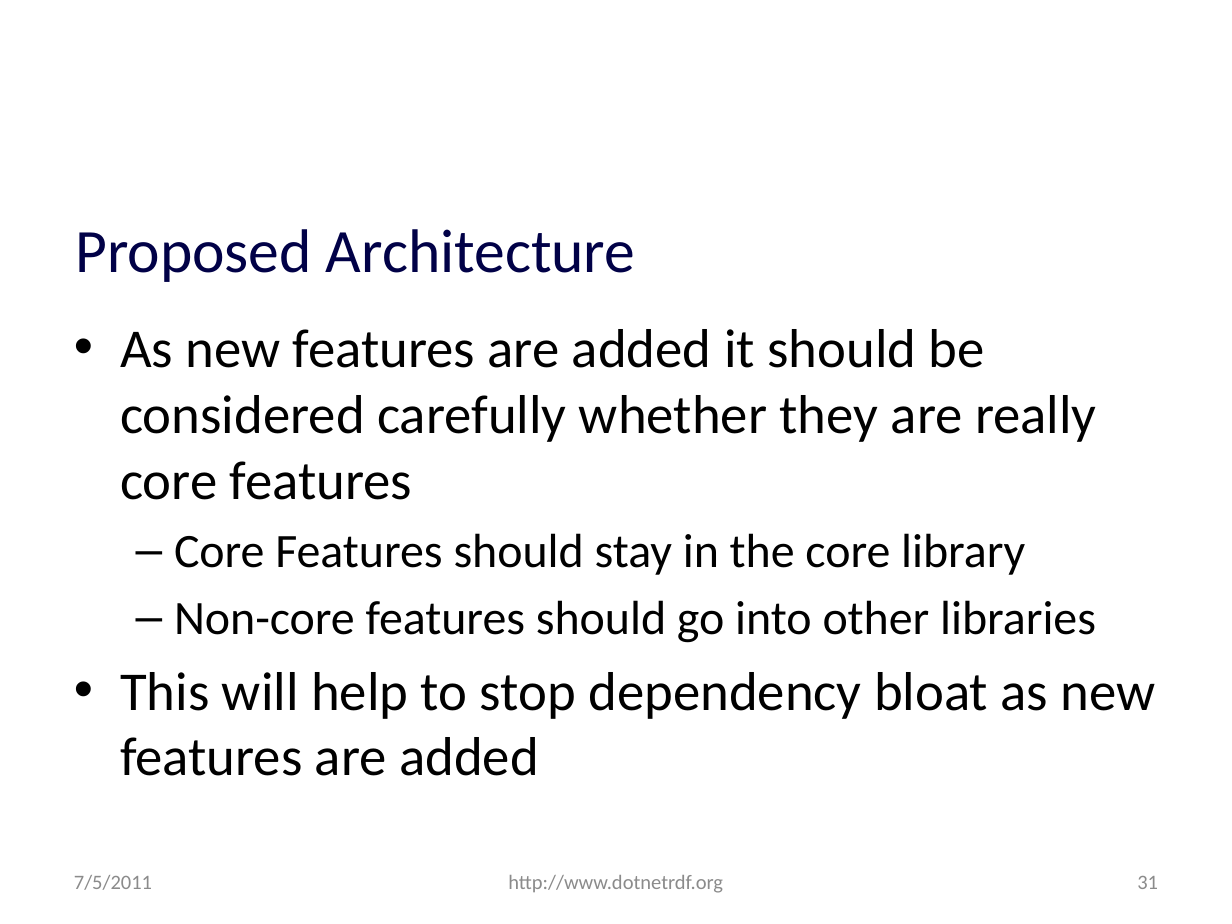
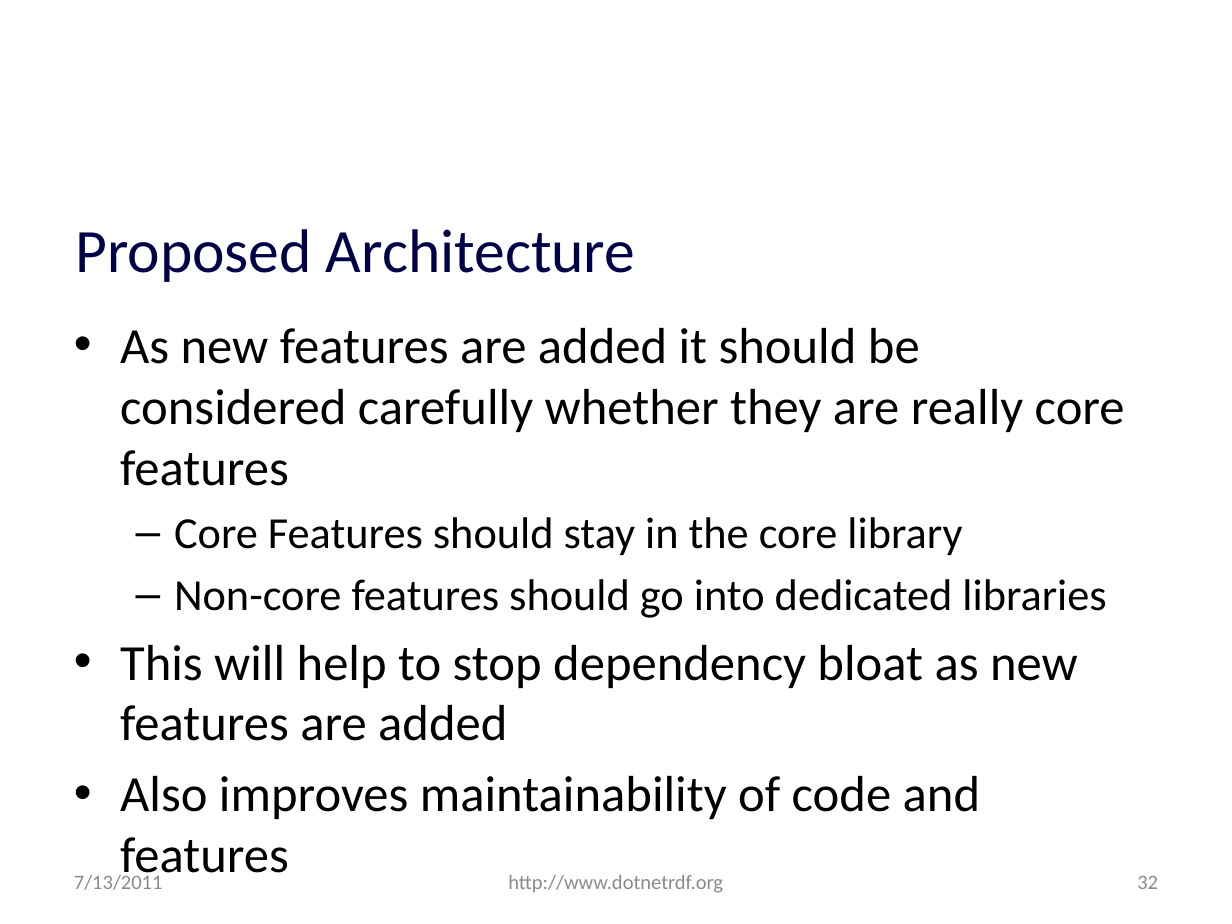
Before and after one commit to JohnGoldsmith/dotnetrdf-wiki, a slide deck: slide 32 of Slides/Roadmap.pptx (slide 31 before the commit). Drawn at 1232x924 pixels with LibreOffice and Linux fonts; fonts in the diff are those of the drawing; background and template pictures are left out. Boxes give left, top, right and bottom in pixels: in the first picture for what was removed or moved away, otherwise in the second. Text is boxed around its words. In the diff, an @@ line names an element or a change of style, - is before the commit and + after.

```diff
--- a/Slides/Roadmap.pptx
+++ b/Slides/Roadmap.pptx
@@ text at (x1=120, y1=328, x2=1125, y2=741): size 32 to 29.6 pt in "As new features are added it should ...", "This will help to stop dependency bloat ..."; size 28 to 25.9 pt in "Core Features should stay in the core ..." @@
@@ text at (x1=174, y1=579, x2=1106, y2=618): text changed; size 28 to 25.9 pt @@
-  – Non-core features should go into other libraries
+  – Non-core features should go into dedicated libraries
@@ text at (x1=120, y1=776, x2=980, y2=819): paragraph added @@
+• Also improves maintainability of code and features
@@ text at (x1=74, y1=872, x2=163, y2=890): text changed @@
-7/5/2011
+7/13/2011
@@ page number at (x1=1137, y1=876, x2=1158, y2=889): text changed @@
-31
+32
```
Also in this commit, not shown: 44 other slides changed, 1 slide added.
